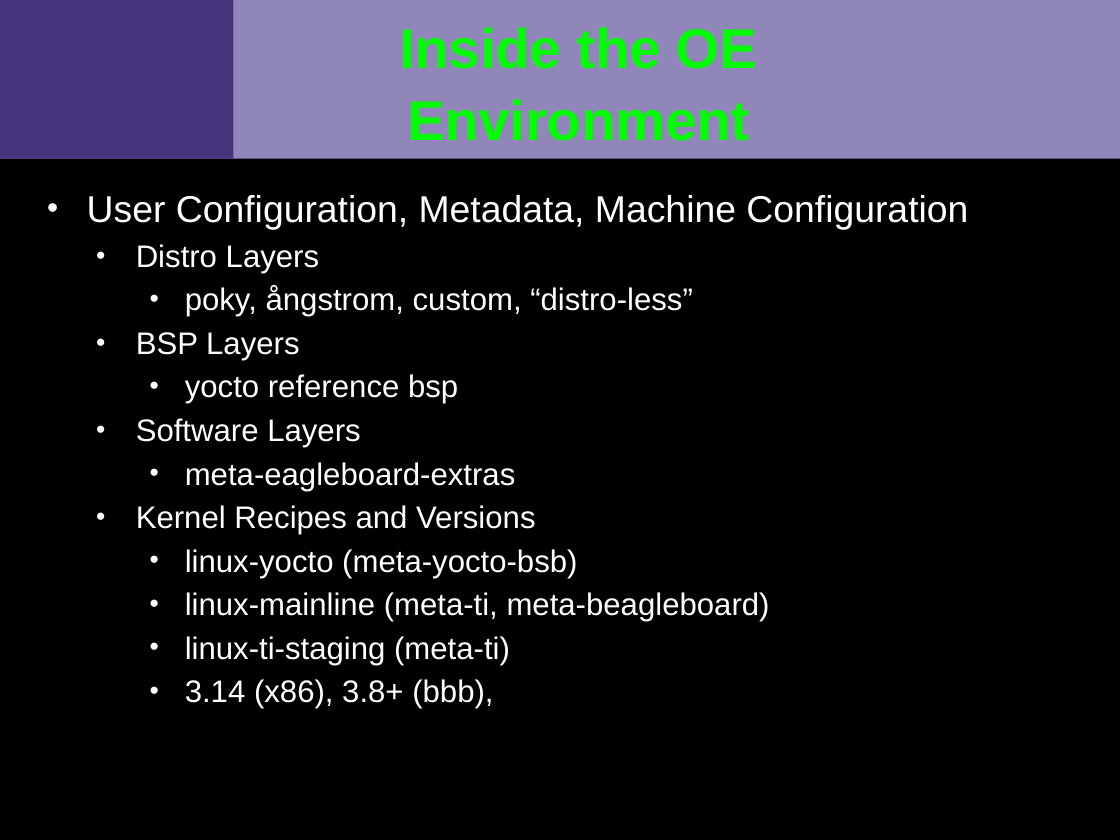
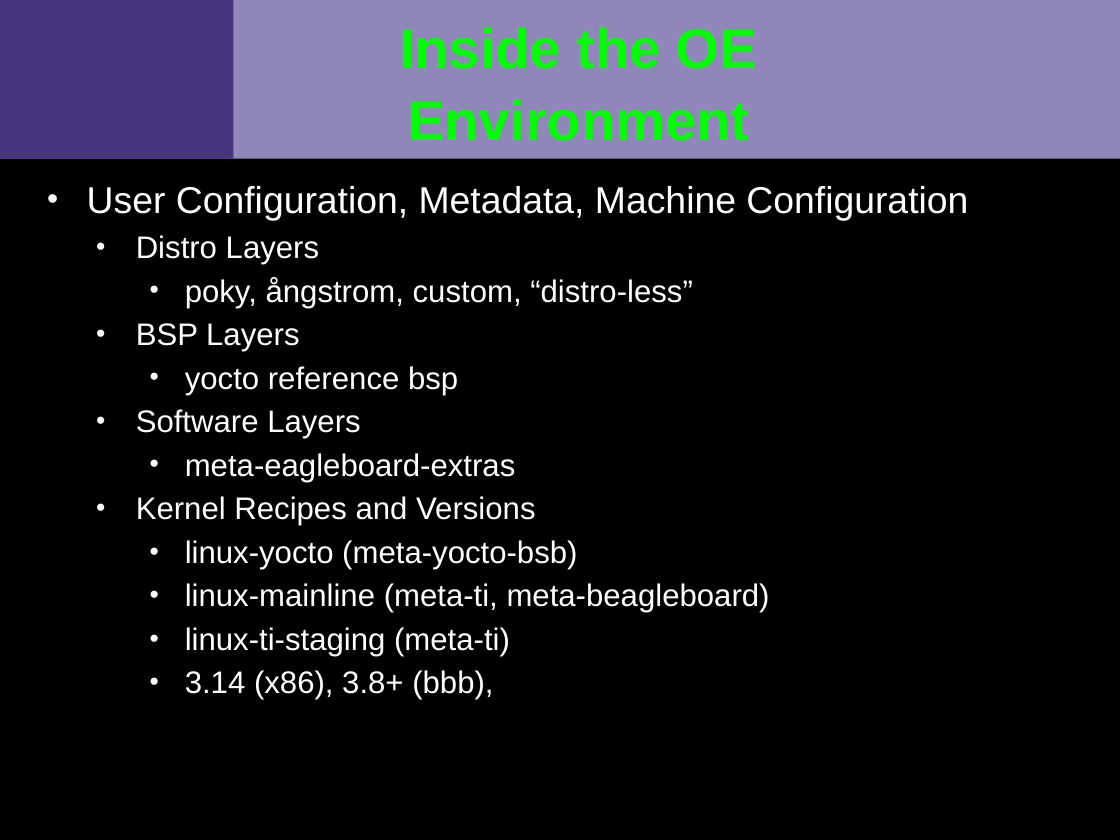
Before and after one commit to VCTLabs/scale13x-presentations, a slide deck: slide 3 of yocto_scale_handout.odp. Drawn at 1120x840 pixels with LibreOffice and Linux fonts; fonts in the diff are those of the drawing; background and template pictures are left out. Boxes give left, top, right and bottom in pixels: in the first picture for what was removed or moved away, otherwise in the second. Text is boxed around its words. In the diff, an @@ line names an element or a change of style, - is before the commit and + after.

```diff
--- a/yocto_scale_handout.odp
+++ b/yocto_scale_handout.odp
@@ text "User Configuration, Metadata, Machine Configuration": place and size @@
-text "User Configuration, Metadata, Machine Configuration" at [87, 195, 968, 708]
+text "User Configuration, Metadata, Machine Configuration" at [87, 186, 968, 700]
```
Also in this commit, not shown: 10 other slides changed.
